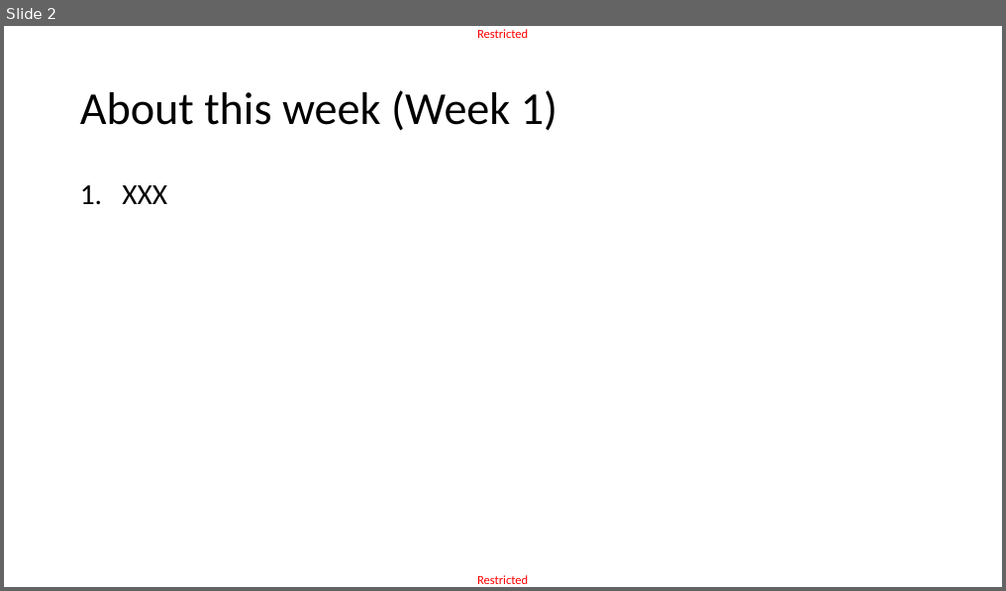
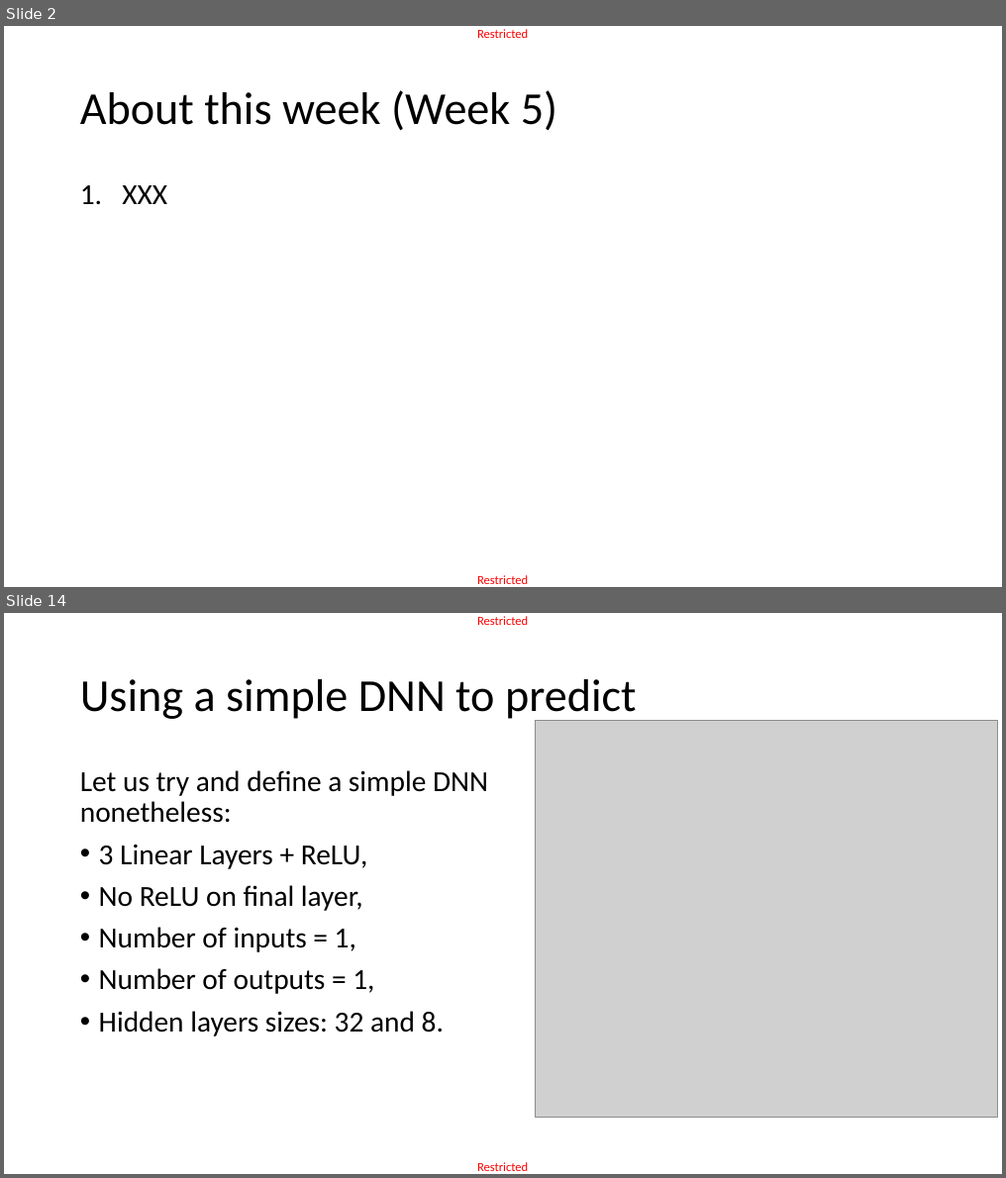
Before and after one commit to matthieudemari/SUTD_DL_50_039, a slide deck: W5/0. All/W5.pptx. Shown one above the other, each under a label of ours: slide 2 before the commit, slides 2 and 14 after it; the slides between them are not shown. The pictures are 1006x591 and 1006x1178 pixels, drawn with LibreOffice and Linux fonts; fonts in the diff are those of the drawing; grey boxes stand for pictures. Boxes give left, top, right and bottom in pixels: in the first picture for what was removed or moved away, otherwise in the second. Text is boxed around its words. In the diff, an @@ line names an element or a change of style, - is before the commit and + after.

```diff
--- a/W5/0. All/W5.pptx
+++ b/W5/0. All/W5.pptx
@@ slide 14 added at <box>4,613,1002,1174</box>, background #FFFFFF; not listed: 2 template elements that a slide beside it also shows @@
@@ title added at <box>80,679,636,723</box>, 44 pt, text #000000 @@
+Using a simple DNN to predict
@@ picture added at <box>535,721,997,1117</box> @@
@@ text added at <box>80,770,488,1037</box>, 28 pt, text #000000 @@
+Let us try and define a simple DNN nonetheless:
+• 3 Linear Layers + ReLU,
+• No ReLU on final layer,
+• Number of inputs = 1,
+• Number of outputs = 1,
+• Hidden layers sizes: 32 and 8.
@@ slide 2 changed as well @@
@@ title at <box>80,90,557,131</box>: text changed @@
-About this week (Week 1)
+About this week (Week 5)
```
Also in this commit, not shown: 2 other slides changed, 32 other slides added, 6 other files.
